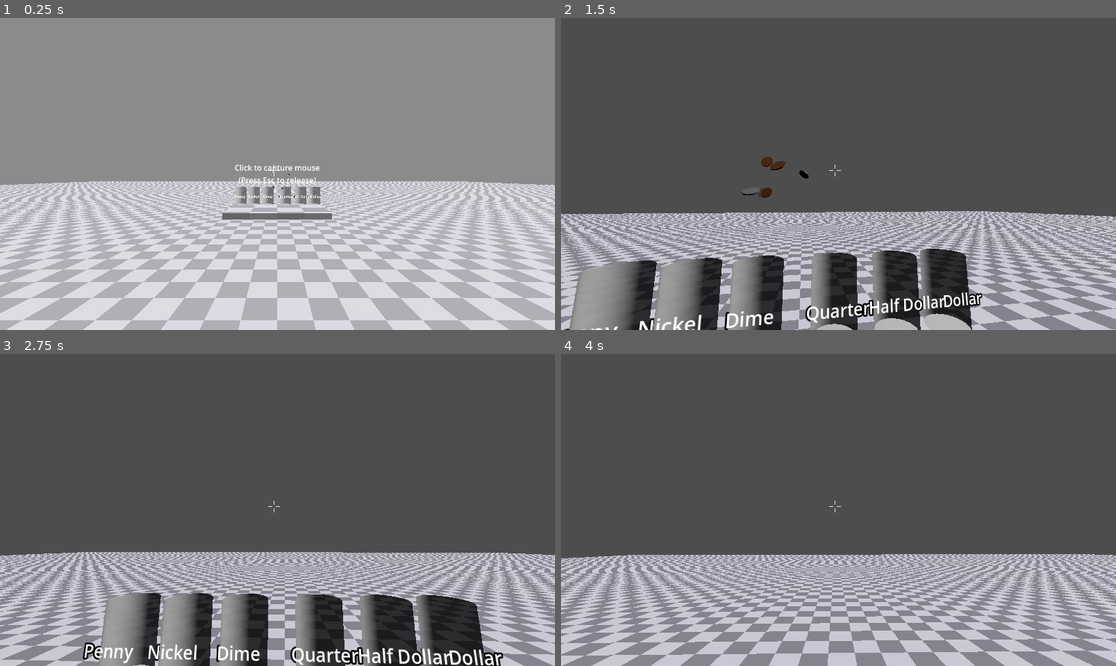
Above: before the commit, frames 1-4 (two rows, left to right).
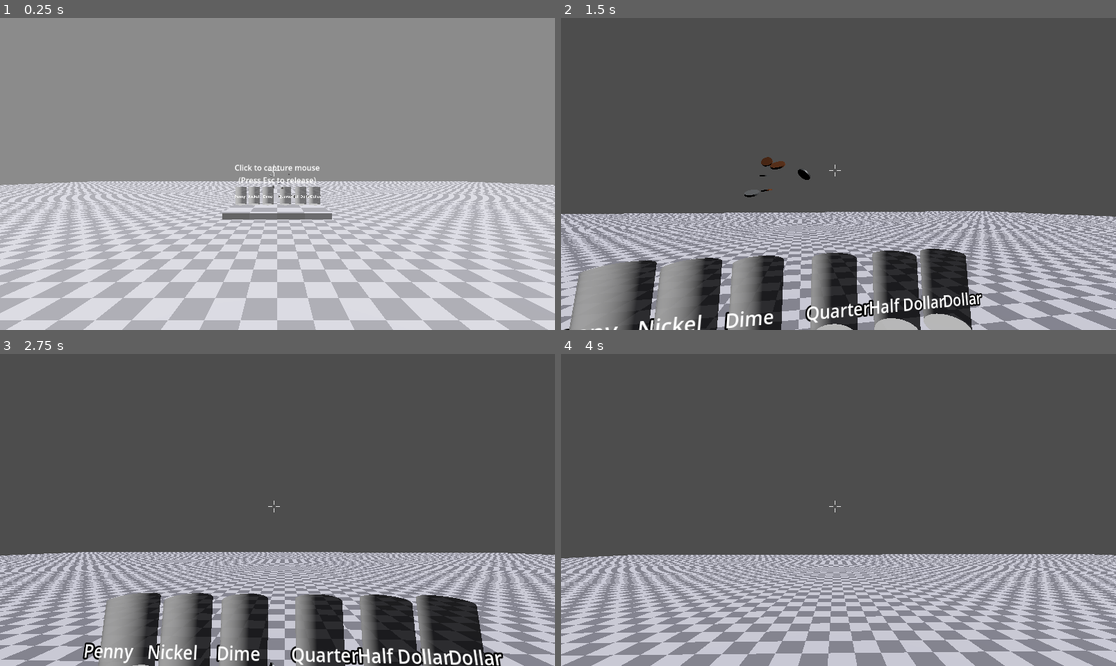
Above: after the commit, the same moments.

Repository: Kassanu/ludum-dare-58
Game: Godot game, scene res://main.tscn
The game is run twice, just before and just after one commit, with the same random seed, the same clock (stepped at 60 frames per second) and the same inputs.
Inputs (mouse positions are in pixels of both pictures, inside the frame that each line leads up to):
- Up to frame 1 (0.25 s): no input
- Up to frame 2 (1.5 s): tap Enter at 0.5 s; move the mouse to (810, 236) at 0.52 s; hold Q (drop) 0.53-1.28 s; hold W (move_forward) from 0.53 s (still down); click (810, 236) at 0.67 s; move the mouse to (877, 177) at 1.27 s; click (877, 177) at 1.35 s
- Up to frame 3 (2.75 s): keep holding W (move_forward); move the mouse to (233, 506) at 2.02 s; hold Right mouse button (inspect_rotate) from 2.03 s (still down)
- Up to frame 4 (4 s): move the mouse to (844, 510) at 2.77 s; release W (move_forward) at 2.78 s; release Right mouse button (inspect_rotate) at 2.78 s; hold A (move_left) 2.78-3.53 s; tap Q (drop) at 2.85 s; move the mouse to (816, 503) at 3.52 s; press the mouse at (816, 503) at 3.53 s; hold W (move_forward) from 3.53 s (still down)

The runs differ from the first frame. In frame 1, less than 0.1% of the frame differs, in the area x 48-53%, y 49-56%; in frame 2, 0.1%, in the area x 32-45%, y 44-58%; in frame 3, less than 0.1%; in frame 4, nothing differs.

Commit message:
Fix coin sizes

Diff:
--- a/coins/library/coin.gd
+++ b/coins/library/coin.gd
@@ -12,10 +12,20 @@
 var _mat: ShaderMaterial
 var is_held := false
 
+const _AUTHORED_DIAMETER_M  := 0.026
+const _AUTHORED_THICKNESS_M := 0.003
+
 func _ready() -> void:
 	continuous_cd = true
-	collision_layer = 4                    # Layer 3 (value 4) = Coins
-	collision_mask  = 1 | 4               # World + Coins
+	collision_layer = 4
+	collision_mask  = 1 | 4
+
+	# Ensure no inherited scaling is flattening differences
+	self.scale = Vector3.ONE
+	mesh_inst.scale = Vector3.ONE
+
+	# Make sure this coin has its own unique mesh/shape so per-coin sizing sticks
+	_ensure_unique_resources()
 
 	if data:
 		_apply_data(data)
@@ -25,29 +35,71 @@
 	if is_inside_tree():
 		_apply_data(d)
 
+func _ensure_unique_resources() -> void:
+	# Mesh
+	if mesh_inst.mesh:
+		var m := mesh_inst.mesh.duplicate()
+		m.resource_local_to_scene = true
+		mesh_inst.mesh = m
+	else:
+		# If nothing assigned, create a cylinder so we can size it
+		var cyl := CylinderMesh.new()
+		cyl.sides = 64
+		mesh_inst.mesh = cyl
+
+	# Shape
+	if col.shape:
+		var s := col.shape.duplicate()
+		s.resource_local_to_scene = true
+		col.shape = s
+	else:
+		var sh := CylinderShape3D.new()
+		col.shape = sh
+
 func _apply_data(d: CoinData) -> void:
-	# Physics material
+	# ---------- Physics material ----------
 	if physics_material_override == null:
 		physics_material_override = PhysicsMaterial.new()
 	physics_material_override.friction = 0.85
 	physics_material_override.bounce = 0.0
 
-	# Mass / damping
+	# ---------- Mass / damping ----------
 	mass = d.mass
 	linear_damp = 0.25
 	angular_damp = 0.30
 
-	# Build mesh and collider
-	var r: float = d.visual_diameter_m * 0.5
-	# (cyl, shape, etc.) unchanged…
+	# ---------- Visual mesh sizing ----------
+	var vis_mesh := mesh_inst.mesh
+	if vis_mesh is CylinderMesh:
+		var cyl := vis_mesh as CylinderMesh
+		cyl.top_radius = d.visual_diameter_m * 0.5
+		cyl.bottom_radius = d.visual_diameter_m * 0.5
+		cyl.height = d.visual_thickness_m
+		mesh_inst.mesh = cyl
+		mesh_inst.scale = Vector3.ONE
+	else:
+		# Fallback scale if not a CylinderMesh
+		var sx := d.visual_diameter_m  / _AUTHORED_DIAMETER_M
+		var sz := d.visual_diameter_m  / _AUTHORED_DIAMETER_M
+		var sy := d.visual_thickness_m / _AUTHORED_THICKNESS_M
+		mesh_inst.scale = Vector3(sx, sy, sz)
 
-	# Material hookup
+	# ---------- Collider sizing ----------
+	if col.shape is CylinderShape3D:
+		var c := col.shape as CylinderShape3D
+		c.radius = d.visual_diameter_m * 0.5
+		c.height = d.collider_thickness_m if (d.collider_thickness_m > 0.0) else d.visual_thickness_m
+		col.shape = c
+	else:
+		push_warning("Coin collider is not CylinderShape3D; physics size may not match visuals.")
+
+	# ---------- Material hookup ----------
 	if _mat == null:
 		_mat = ShaderMaterial.new()
 		_mat.shader = load("res://coins/shaders/coin_faces_sdf.gdshader")
 	mesh_inst.material_override = _mat
 
-	# Face textures / material params
+	# ---------- Face textures / material params ----------
 	_mat.set_shader_parameter("top_tex", d.top_tex)
 	_mat.set_shader_parameter("top_tex_enabled", d.top_tex != null)
 	_mat.set_shader_parameter("bottom_tex", d.bottom_tex)
@@ -58,16 +110,16 @@
 	_mat.set_shader_parameter("roughness", d.roughness)
 	_mat.set_shader_parameter("wear", d.wear)
 
+	var r: float = d.visual_diameter_m * 0.5
 	_mat.set_shader_parameter("cap_center_top_os", Vector2(0.0, 0.0))
 	_mat.set_shader_parameter("cap_center_bot_os", Vector2(0.0, 0.0))
 	_mat.set_shader_parameter("cap_radius_top_os", r)
 	_mat.set_shader_parameter("cap_radius_bot_os", r)
 
-	# Optional: if bottom art is mirrored, toggle these:
 	_mat.set_shader_parameter("bottom_flip_u", false)
 	_mat.set_shader_parameter("bottom_flip_v", false)
 
-	# Year overlay (SDF)
+	# ---------- Year overlay (SDF) ----------
 	var have_sdf := digits_sdf != null
 	_mat.set_shader_parameter("overlay_enabled", have_sdf)
 	if have_sdf:
@@ -77,8 +129,6 @@
 		_mat.set_shader_parameter("overlay_on_top", true)
 		_mat.set_shader_parameter("overlay_on_bottom", false)
 		_mat.set_shader_parameter("overlay_align_tangent", true)
-
-		# Keep upright (since we spin the rigidbody, not the face)
 		_mat.set_shader_parameter("overlay_follows_face_rotation", false)
 
 		_mat.set_shader_parameter("overlay_radial_margin", 0.06)
@@ -86,34 +136,29 @@
 		_mat.set_shader_parameter("digit_spacing", 0.08)
 		_mat.set_shader_parameter("digits_softness", 0.10)
 
-		# --- NEW geometry-driven overlay controls ---
 		_mat.set_shader_parameter("overlay_use_cap_space", true)
-
-		# Angle around the rim (0° = +X, 90° = +Z, 180° = −X, 270° = −Z)
-		# For “bottom” placement like a date on a coin, 270° is typical.
 		_mat.set_shader_parameter("overlay_angle", deg_to_rad(270.0))
-
-		# How far inward from the rim (0.0 = edge, 1.0 = center)
 		_mat.set_shader_parameter("overlay_inset_norm", 0.10)
 
 		_apply_overlay_by_type(d.type_id, _mat)
 
-		# DEBUG (optional, only while tuning overlay)
 		_mat.set_shader_parameter("debug_face_circle", false)
 		_mat.set_shader_parameter("debug_overlay_box", false)
 		_mat.set_shader_parameter("debug_overlay_fill", false)
 
+	# ---- Quick debug so you can verify per-coin sizes in console ----
+	print("Coin ", d.type_name, " -> diameter=", d.visual_diameter_m, "m thickness=", d.visual_thickness_m, "m")
+
 func _apply_overlay_by_type(type_id: CoinTypes.Type, mat: ShaderMaterial) -> void:
 	var size := Vector2(0.34, 0.12)
 	match type_id:
-		CoinTypes.Type.DIME:    size = Vector2(0.22, 0.09)
-		CoinTypes.Type.PENNY:   size = Vector2(0.24, 0.10)
-		CoinTypes.Type.NICKEL:  size = Vector2(0.26, 0.10)
-		CoinTypes.Type.QUARTER: size = Vector2(0.28, 0.11)
-		CoinTypes.Type.HALFDOLLAR:    size = Vector2(0.32, 0.12)
-		CoinTypes.Type.DOLLAR:  size = Vector2(0.34, 0.12)
-		_:         size = Vector2(0.26, 0.10)
-
+		CoinTypes.Type.DIME:        size = Vector2(0.22, 0.09)
+		CoinTypes.Type.PENNY:       size = Vector2(0.24, 0.10)
+		CoinTypes.Type.NICKEL:      size = Vector2(0.26, 0.10)
+		CoinTypes.Type.QUARTER:     size = Vector2(0.28, 0.11)
+		CoinTypes.Type.HALFDOLLAR:  size = Vector2(0.32, 0.12)
+		CoinTypes.Type.DOLLAR:      size = Vector2(0.34, 0.12)
+		_:                          size = Vector2(0.26, 0.10)
 	mat.set_shader_parameter("overlay_size_uv", size)
 
 func _digits_of_year(y: int) -> Vector4:
@@ -127,12 +172,10 @@
 	is_held = true
 	freeze = true
 	sleeping = true
-	# mode = RigidBody3D.MODE_STATIC
 
 func on_dropped():
 	is_held = false
 	freeze = false
-	# mode = RigidBody3D.MODE_RIGID
 	apply_central_impulse(Vector3.ZERO)
 
 func coin_type_id() -> CoinTypes.Type:
--- a/coins/library/types/dime.tres
+++ b/coins/library/types/dime.tres
@@ -27,7 +27,7 @@
 script = ExtResource("1_o4x10")
 id = 2
 display_name = "Dime"
-visual_diameter_m = 0.01
+visual_diameter_m = 0.022
 visual_thickness_m = 0.003
 collider_thickness_m = 0.006
 value_points = 1
--- a/coins/library/types/quarter.tres
+++ b/coins/library/types/quarter.tres
@@ -36,7 +36,7 @@
 year_min = 1990
 year_max = 2025
 rim_color = Color(0.82, 0.84, 0.86, 1)
-face_color = Color(0.00271919, 1, 0.478711, 1)
+face_color = Color(0.819608, 0.839216, 0.858824, 1)
 metallic = 0.9
 roughness = 0.35
 wear_default = 0.35
